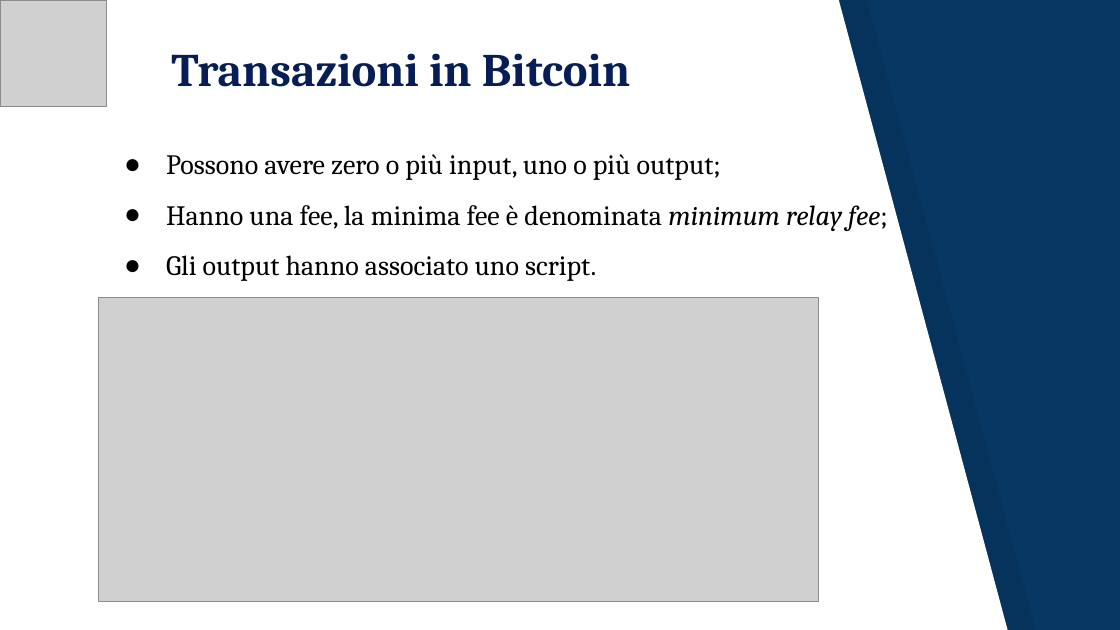
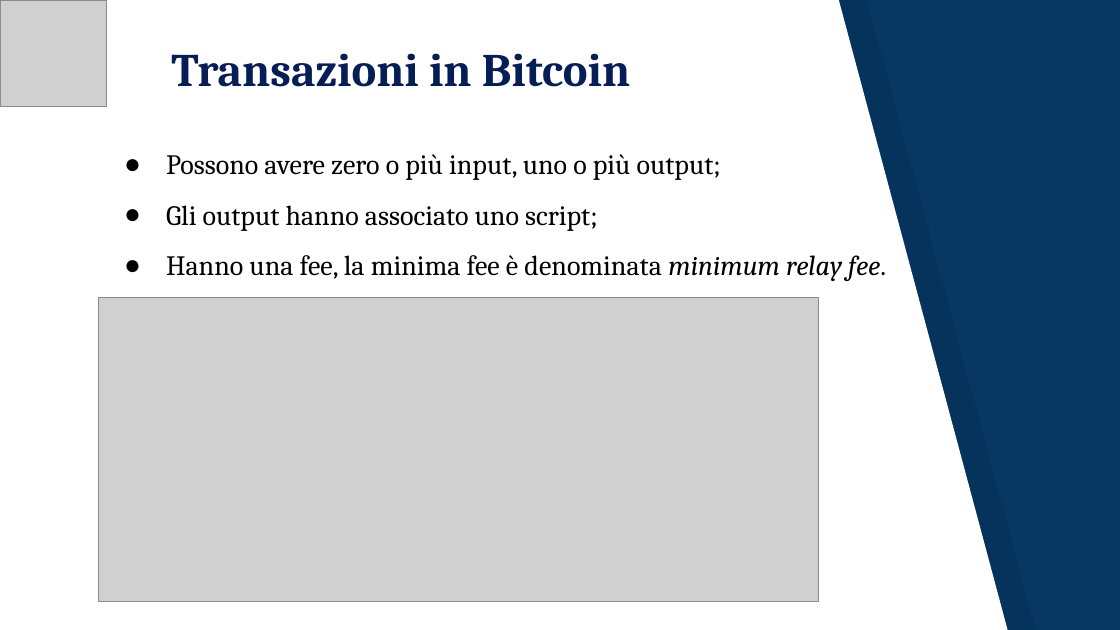
Before and after one commit to JacopoRaffi/Dust_Attack_Analysis, a slide deck: slide 3 of Dust Attack .pptx. Drawn at 1120x630 pixels with LibreOffice and Linux fonts; fonts in the diff are those of the drawing; grey boxes stand for pictures. Boxes give left, top, right and bottom in pixels: in the first picture for what was removed or moved away, otherwise in the second. Text is boxed around its words. In the diff, an @@ line names an element or a change of style, - is before the commit and + after.

```diff
--- a/Dust Attack .pptx
+++ b/Dust Attack .pptx
@@ text at bbox=[166, 205, 886, 281]: text changed @@
-● Hanno una fee, la minima fee è denominata minimum relay fee;
-● Gli output hanno associato uno script.
+● Gli output hanno associato uno script;
+● Hanno una fee, la minima fee è denominata minimum relay fee.
```
Also in this commit, not shown: 7 other slides changed, 1 other file.
